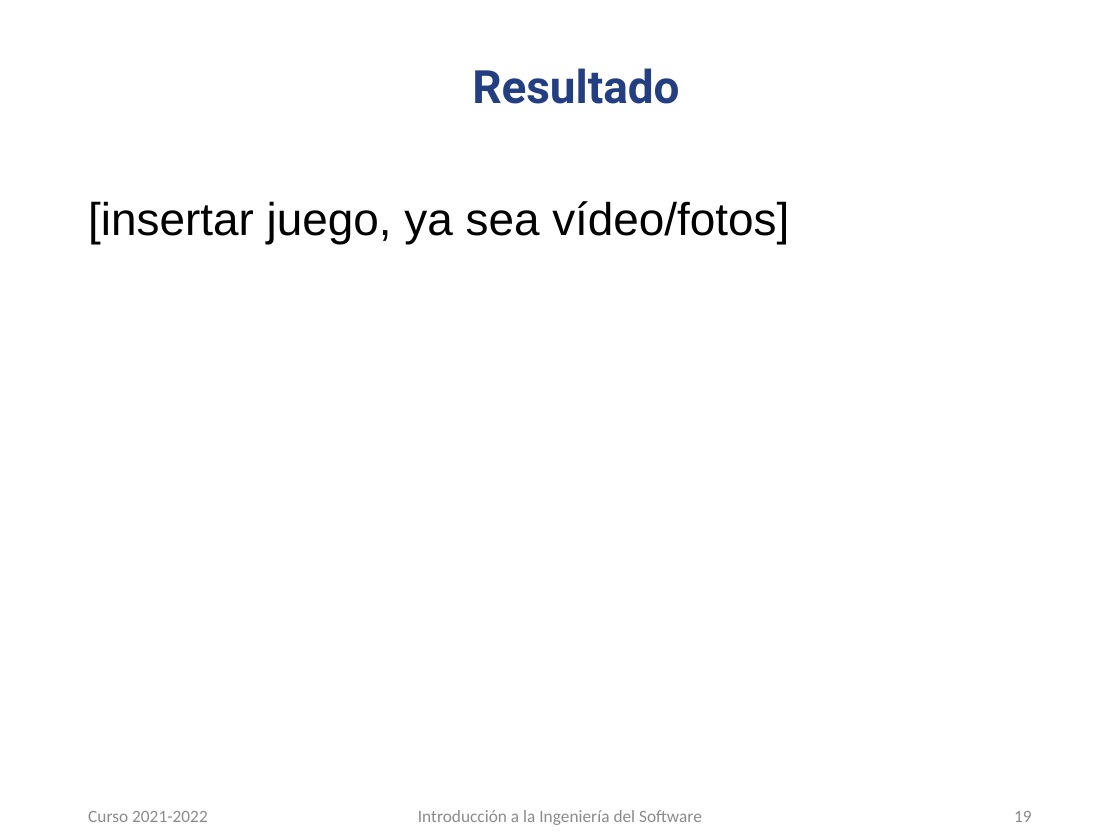
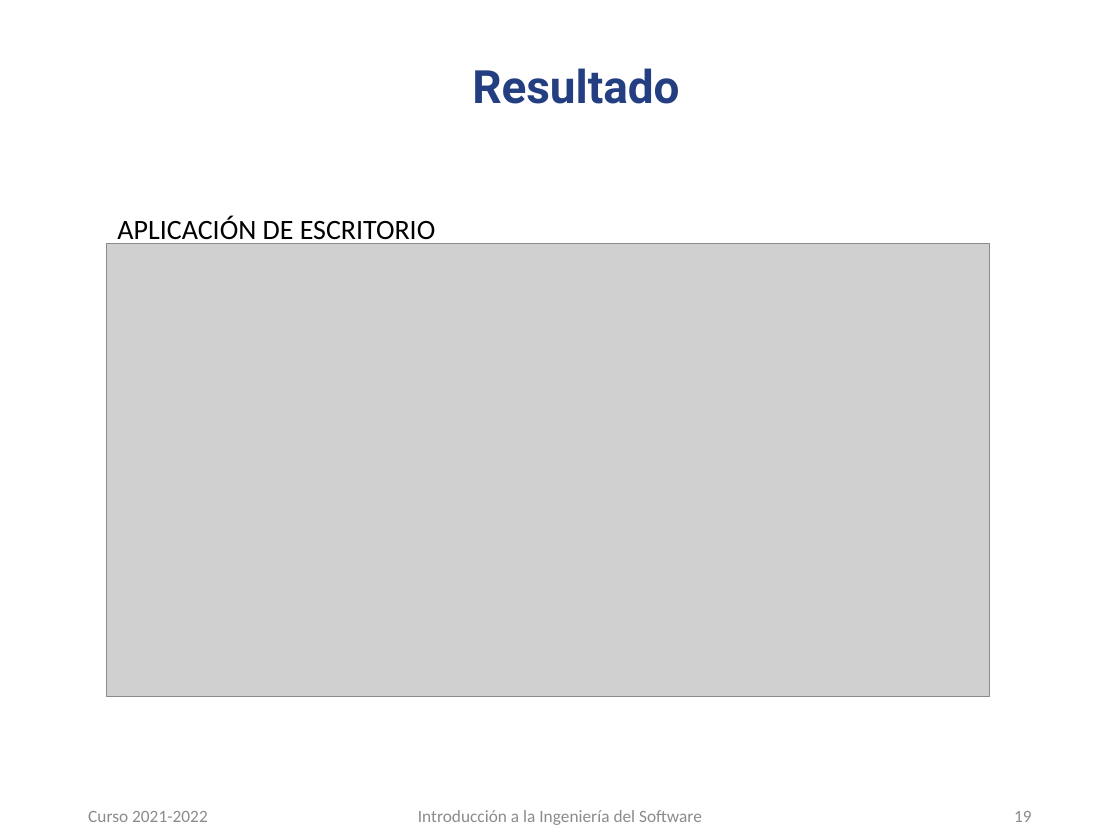
Before and after one commit to carloscmor/PRIMERA_FILA, a slide deck: slide 19 of PFentertainment_presentación.pptx. Drawn at 1120x840 pixels with LibreOffice and Linux fonts; fonts in the diff are those of the drawing; grey boxes stand for pictures; background and template pictures are left out. Boxes give left, top, right and bottom in pixels: in the first picture for what was removed or moved away, otherwise in the second. Text is boxed around its words. In the diff, an @@ line names an element or a change of style, - is before the commit and + after.

Commit message:
Presentación

```diff
--- a/PFentertainment_presentación.pptx
+++ b/PFentertainment_presentación.pptx
@@ text removed at box(88, 201, 789, 244) @@
-[insertar juego, ya sea vídeo/fotos]
@@ text added at box(117, 216, 435, 246), 18 pt, text #000000 @@
+APLICACIÓN DE ESCRITORIO
@@ picture added at box(106, 244, 990, 697) @@
```
Also in this commit, not shown: 1 other file.
